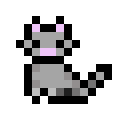
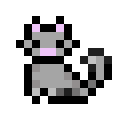
Revision of a layered (128, 128) image; what changed, layer by layer:
painted on "Layer 1" over [80, 48, 112, 72]
